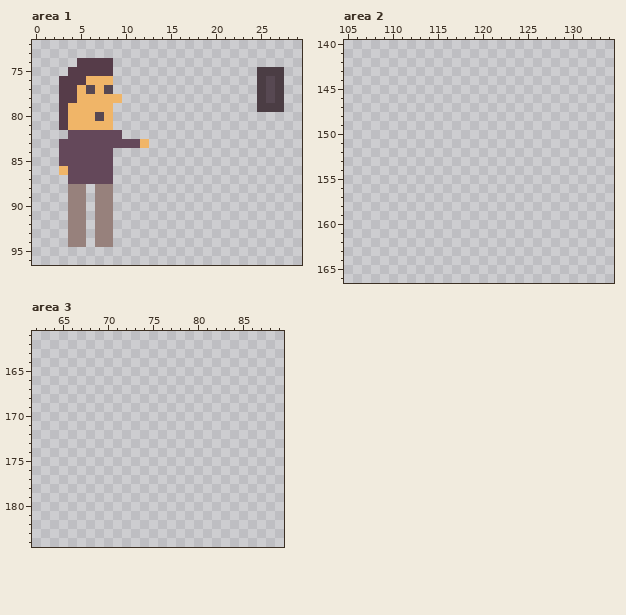
Pixel-art file -- game/assets/images/sketch.ase. Above, as it was before the edit.
300x300 pixels, 1 frame. Shown: area 1: x 0..29, y 72..96; area 2: x 105..134, y 140..166; area 3: x 62..89, y 161..184.
After:
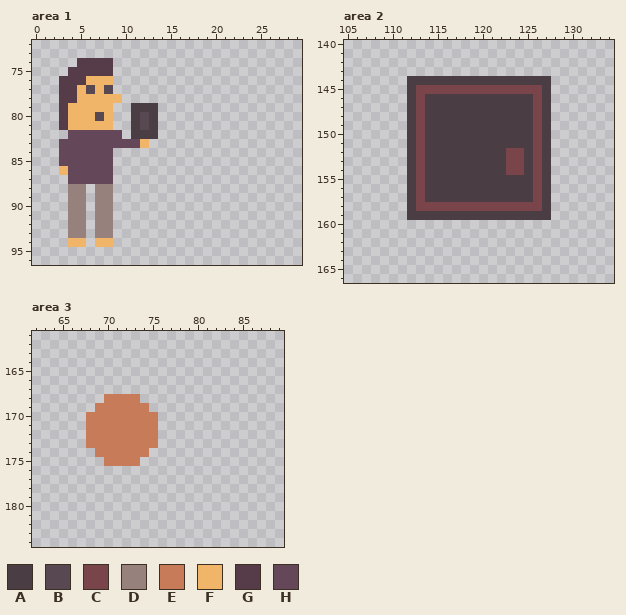
Palette (. is transparent): A #4b3d44  B #574852  C #79444a  D #97817c  E #c77b58  F #f0b568  G #563c49  H #64485a
Difference:
Changed rows in their new state; - is an unchanged pixel.
Area 1:
first column x 11:
75 --------------...
76 --------------...
77 --------------...
78 --------------...
79 AAA-----------...
80 ABA--------------
81 ABA--------------
82 AAA--------------
first column x 4:
94 FF-FF
Area 2:
first column x 112:
144 AAAAAAAAAAAAAAAA
145 ACCCCCCCCCCCCCCA
146 ACAAAAAAAAAAAACA
147 ACAAAAAAAAAAAACA
148 ACAAAAAAAAAAAACA
149 ACAAAAAAAAAAAACA
150 ACAAAAAAAAAAAACA
151 ACAAAAAAAAAAAACA
152 ACAAAAAAAAACCACA
153 ACAAAAAAAAACCACA
154 ACAAAAAAAAACCACA
155 ACAAAAAAAAAAAACA
156 ACAAAAAAAAAAAACA
157 ACAAAAAAAAAAAACA
158 ACCCCCCCCCCCCCCA
159 AAAAAAAAAAAAAAAA
Area 3:
first column x 68:
168 --EEEE--
169 -EEEEEE-
170 EEEEEEEE
171 EEEEEEEE
172 EEEEEEEE
173 EEEEEEEE
174 -EEEEEE-
175 --EEEE--
Changed places in both pictures, as pixel boxes (x1, y1, x2, y2):
erased: (257, 67, 284, 112)
added: (131, 103, 158, 139)
changed: (68, 238, 113, 247)
added: (407, 76, 551, 220)
added: (86, 394, 158, 466)
